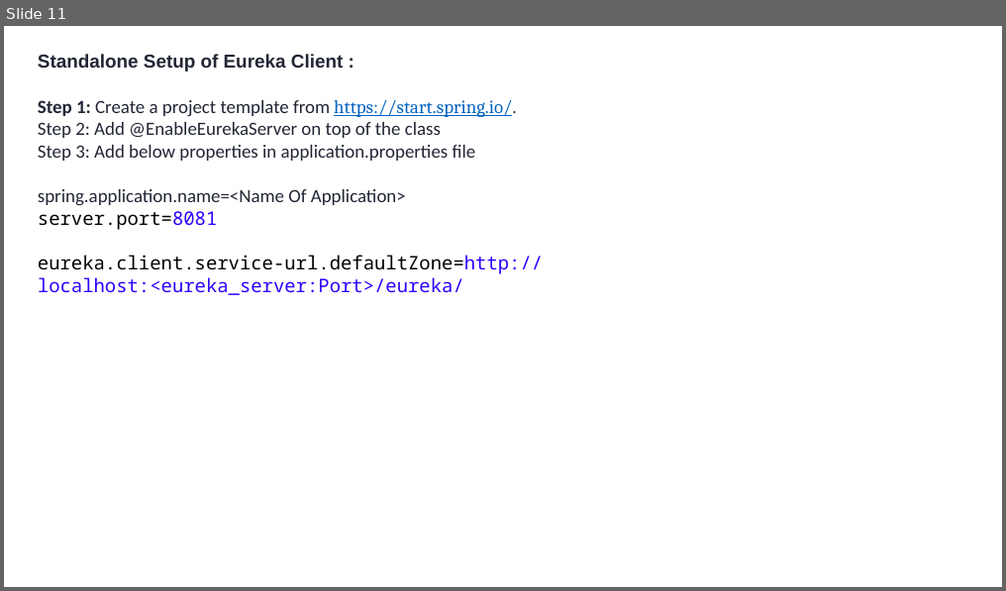
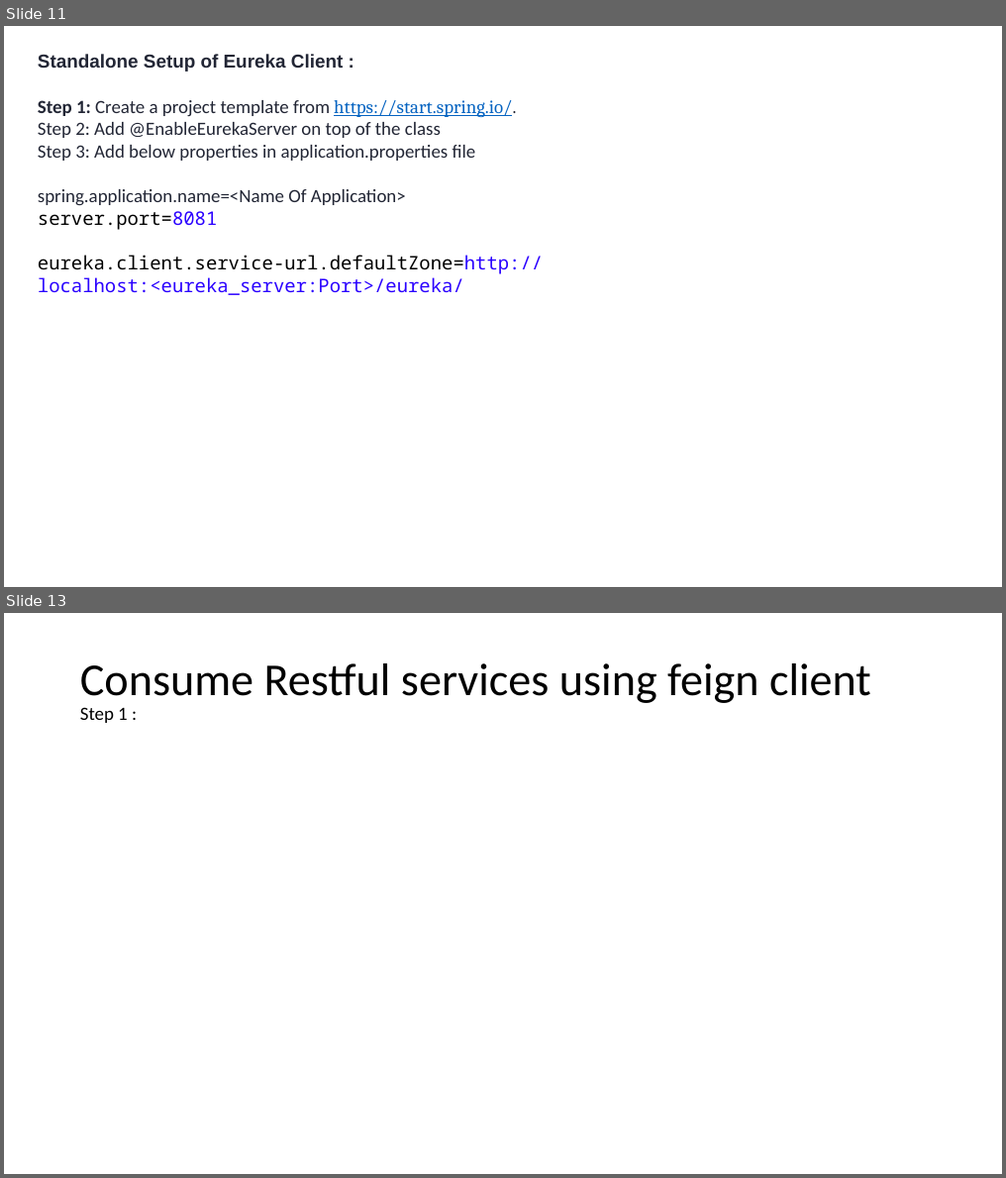
Before and after one commit to pragashr1229/code, a slide deck: Microservices.pptx. Shown one above the other, each under a label of ours: slide 11 before the commit, slides 11 and 13 after it; the slides between them are not shown. The pictures are 1006x591 and 1006x1178 pixels, drawn with LibreOffice and Linux fonts; fonts in the diff are those of the drawing. Boxes give left, top, right and bottom in pixels: in the first picture for what was removed or moved away, otherwise in the second. Text is boxed around its words. In the diff, an @@ line names an element or a change of style, - is before the commit and + after.

```diff
--- a/Microservices.pptx
+++ b/Microservices.pptx
@@ slide 13 added at <box>4,613,1002,1174</box>, background #FFFFFF @@
@@ title added at <box>80,663,871,703</box>, 44 pt, text #000000 @@
+Consume Restful services using feign client
@@ text added at <box>80,707,128,723</box>, 18 pt, text #000000 @@
+Step 1 :
```
Also in this commit, not shown: 1 other slide added.
